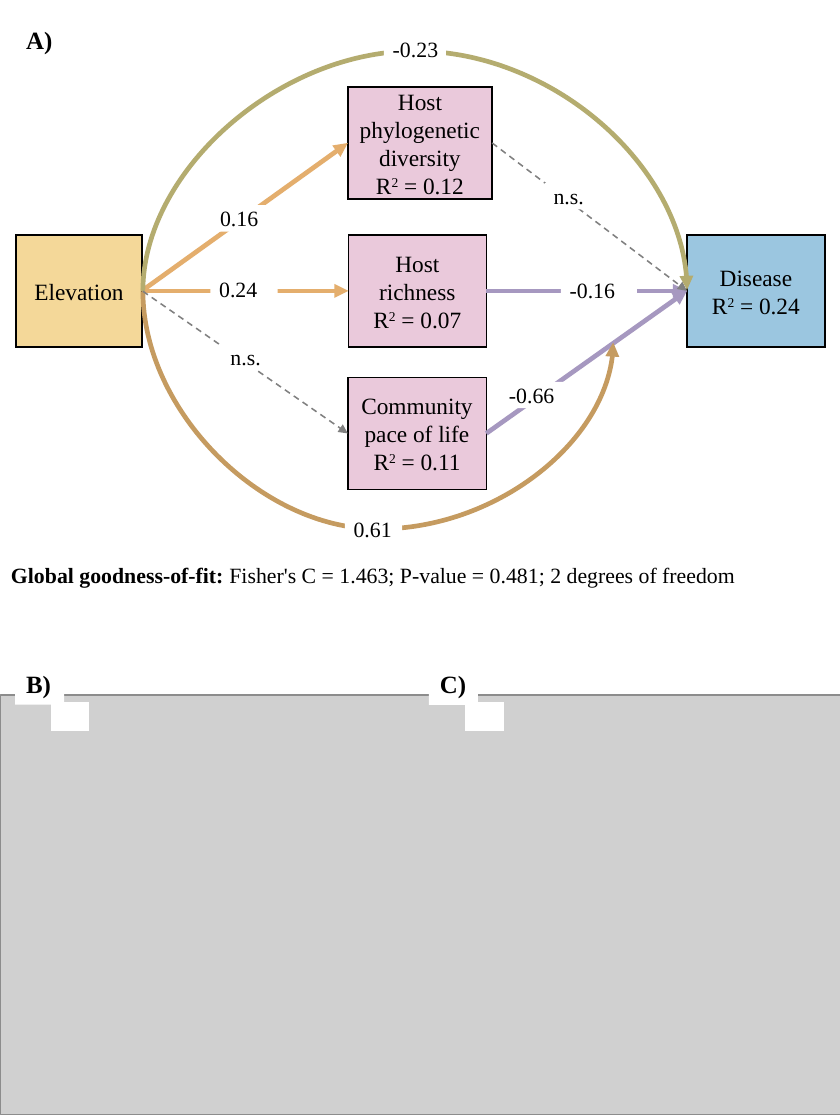
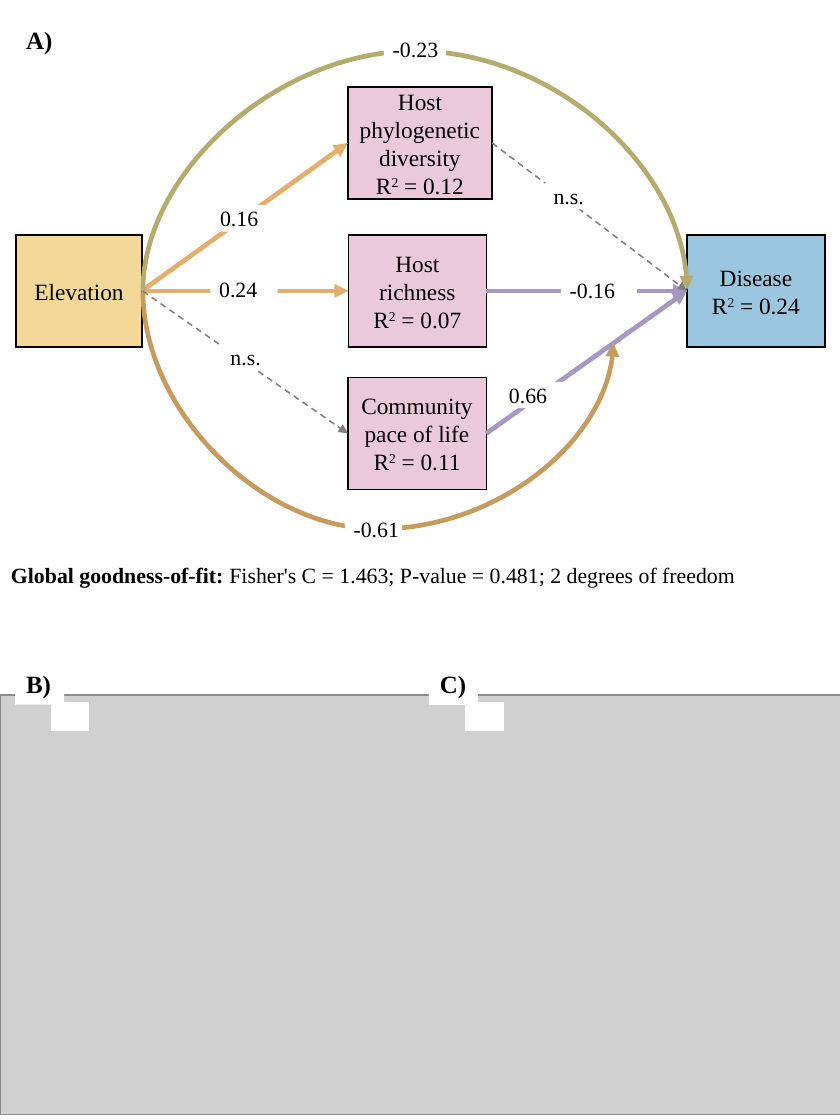
Before and after one commit to fhalliday/Calanda19, a slide deck: slide 2 of Figures/Conceptual fig and SEM results.pptx. Drawn at 840x1120 pixels with LibreOffice and Linux fonts; fonts in the diff are those of the drawing; grey boxes stand for pictures. Boxes give left, top, right and bottom in pixels: in the first picture for what was removed or moved away, otherwise in the second. Text is boxed around its words. In the diff, an @@ line names an element or a change of style, - is before the commit and + after.

```diff
--- a/Figures/Conceptual fig and SEM results.pptx
+++ b/Figures/Conceptual fig and SEM results.pptx
@@ text at [509,388,547,404]: text changed @@
--0.66
+0.66
@@ text at [354,522,399,538]: text changed @@
-0.61
+-0.61
```
Also in this commit, not shown: 1 other file.
